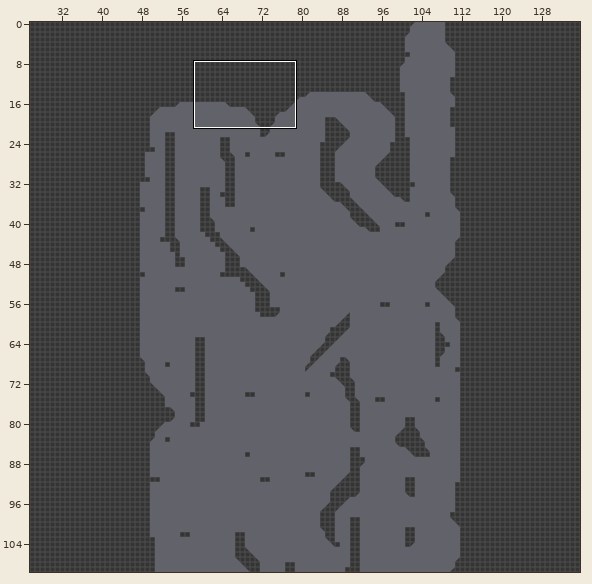
Two states of a Tiled map, Marsh/marshTileMap.tmx. Above, an overview of the earlier version with the close-up marked.
Close-up. First the earlier version:
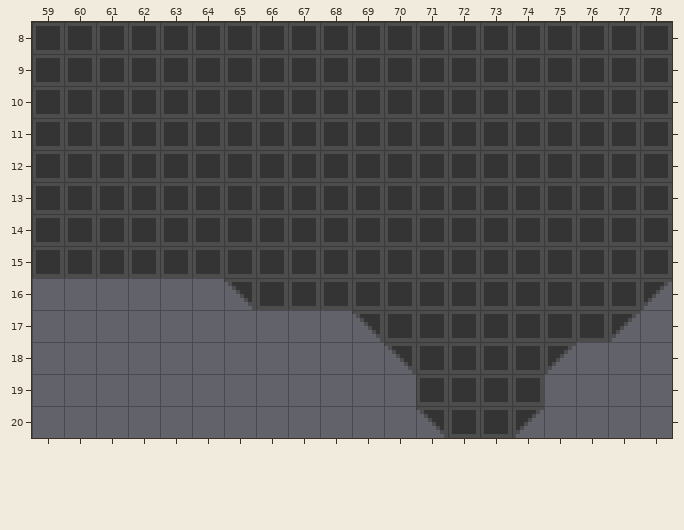
Cells are 8x8 px. Shown: x 59..78, y 8..20. The commit also changed other parts of the map, which this record leaves out.
The result:
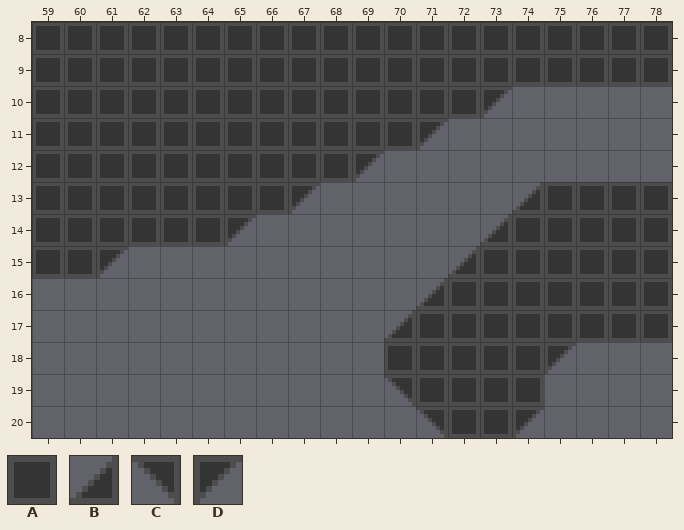
Key: from "testTileset": A 0, B 2, C 4, D 5.
_ is an empty cell.
Tiles replaced or removed in this view: A, C, D.
Diff:
Changed rows in their new state; . is an unchanged cell.
Layer "Tile Layer 1":
first column x 61:
10 ............D_____
11 ..........D_______
12 ........D_________
13 ......D______B....
14 ....D_______B.....
15 D__________B......
16 ....______B......A
17 ........_B......AA
18 .........A........
19 .........C........
